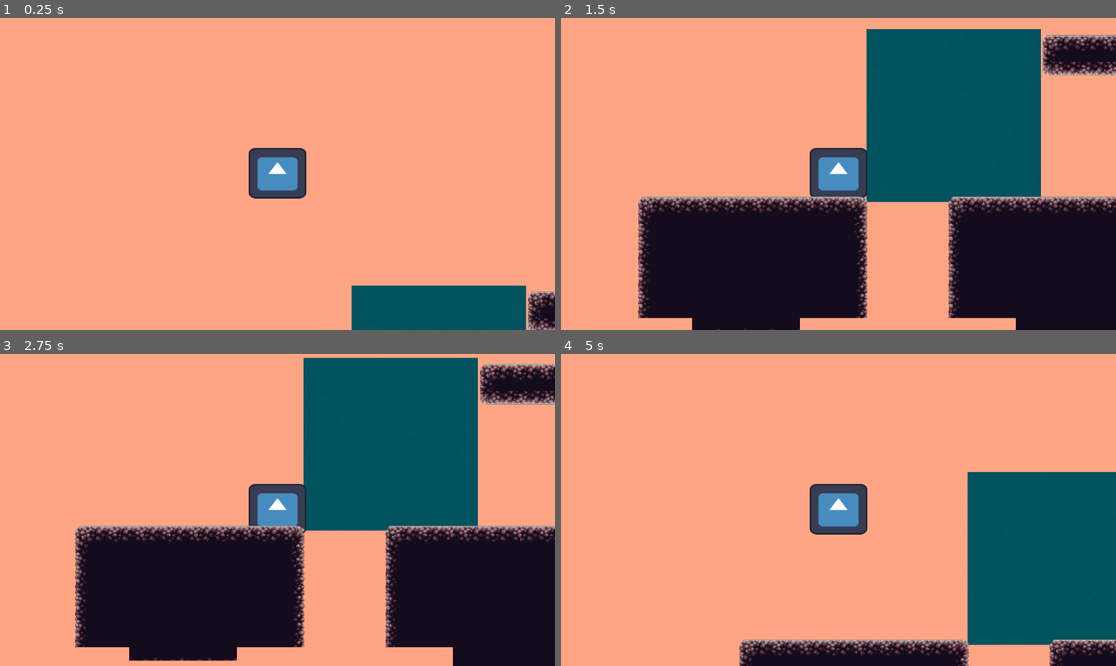
Above: before the commit, frames 1-4 (two rows, left to right).
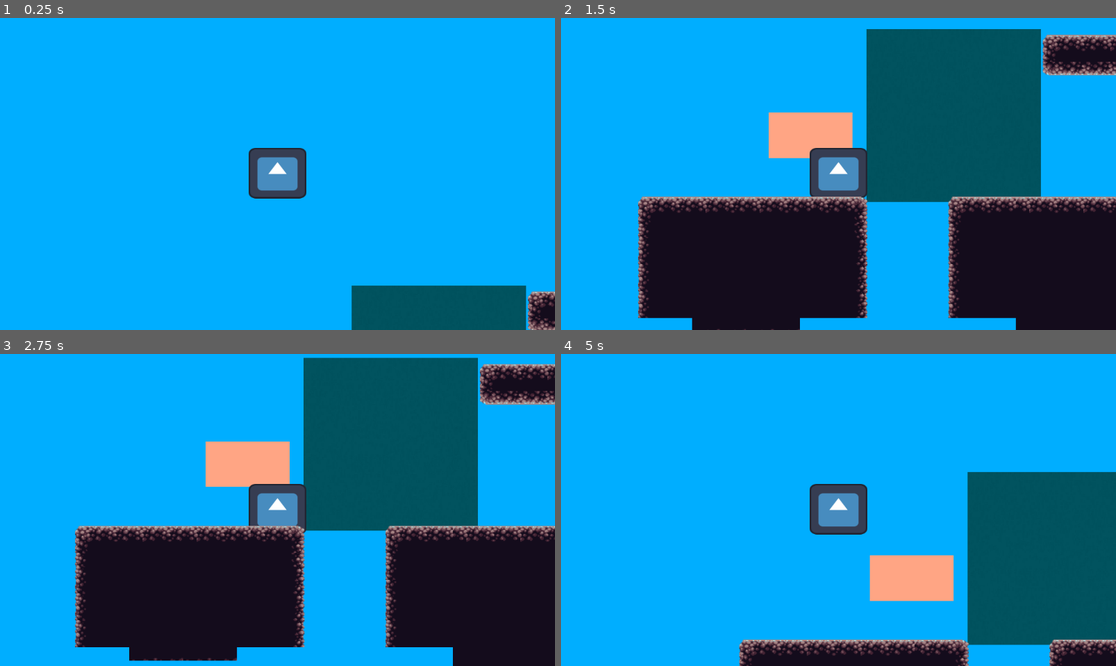
Above: after the commit, the same moments.

Repository: nattbc/proyecto_grupo_3
Game: Godot game, scene res://node_2d.tscn
The game is run twice, just before and just after one commit, with the same random seed, the same clock (stepped at 60 frames per second) and the same inputs. The engine's default icon, where the game draws it, is replaced by a stand-in: a white triangle on a blue panel in a dark square.
Inputs:
- Up to frame 1 (0.25 s): no input
- Up to frame 2 (1.5 s): hold 1 (press_1) 0.53-1.28 s; hold Right (move_right) from 0.53 s (still down); tap Up (move_up) at 0.77 s; tap 2 (press_2) at 0.8, 1.35 s; tap Enter at 1.25 s
- Up to frame 3 (2.75 s): tap Up (move_up) at 1.52 s; tap 3 (press_3) at 1.55 s; tap Space at 2 s; release Right (move_right) at 2.03 s; hold Left (move_left) from 2.03 s (still down); hold 3 (press_3) from 2.03 s (still down); tap 1 (press_1) at 2.3 s
- Up to frame 4 (5 s): tap Enter at 2.75, 4.25 s; release Left (move_left) at 2.78 s; release 3 (press_3) at 2.78 s; hold Right (move_right) 2.78-4.28 s; tap 1 (press_1) at 2.85, 4.55 s; tap Up (move_up) at 3.02, 3.77, 4.52 s; tap 2 (press_2) at 3.05 s; tap Space at 3.5 s; hold 2 (press_2) 3.53-4.28 s; tap 3 (press_3) at 3.8, 4.35 s; hold Left (move_left) from 4.28 s (still down)

The runs differ from the first frame. In frame 1, 93% of the frame differs, in the area x 0-100%, y 0-100%; in frame 2, 49%; in frame 3, 48%; in frame 4, 77%.

Commit message:
intentamos y casi lo logramos :)

Diff:
--- a/fondo rosa.tscn
+++ b/fondo rosa.tscn
@@ -1,8 +1,10 @@
-[gd_scene load_steps=2 format=3 uid="uid://cq3px3o31q0lc"]
+[gd_scene load_steps=3 format=3 uid="uid://cq3px3o31q0lc"]
 
 [ext_resource type="Texture2D" uid="uid://bvso531rq7r5c" path="res://ROSA WIKIPEDIAAAA.png" id="1_jajtn"]
+[ext_resource type="Script" path="res://fondo_rosa.gd" id="1_t2mho"]
 
 [node name="fondo rosa" type="StaticBody2D"]
+script = ExtResource("1_t2mho")
 
 [node name="RosaWikipediaaaa" type="Sprite2D" parent="."]
 position = Vector2(660.5, 363.5)
--- /dev/null
+++ b/fondo_rosa.gd
@@ -0,0 +1,24 @@
+extends StaticBody2D
+
+@export var visibilityCondition=3 # error ;-; indentifier(????
+
+func signalConnect(your_emitter):
+	your_emitter.connect("visibility_value_changed",self,"_on_visibility_value_changed")
+
+func _on_visibility_value_changed(phraseNum):
+	if phraseNum <= visibilityCondition:
+		self.visible=true
+	else:
+		self.visible=false
+# Called when the node enters the scene tree for the first time.
+func _ready():
+	pass # Replace with function body.
+
+# Called every frame. 'delta' is the elapsed time since the previous frame.
+func _process(delta):
+	pass
+
+
+#func make_visible():
+	#if Input.is_action_pressed("press_1"):
+		#self.visibible = true
--- a/larry.gd
+++ b/larry.gd
@@ -28,6 +28,10 @@
 	pass_through()
 
 
+#var fondo_celeste
+#var fondo_verde
+#var fondo_rosa
+
 func pass_through():
 	if Input.is_action_pressed("press_1"): #desaparece rosa
 		set_collision_masks(2, [3,4])
@@ -40,16 +44,19 @@
 	if Input.is_action_pressed("press_3"): #desaparece azul
 		set_collision_masks(4, [2,3])
 		#set_visibility_layers(4, [2,3]) # aparece fondo azul
-		#$fondo_celeste.visible= true
+
 		#$fondo_verde.visible= false
 		#$fondo_rosa.visible= false
+		#$fondo_celeste.visible= true
+
+
 
 func set_collision_masks(pass_mask, not_pass_masks):
 	set_collision_mask_value(pass_mask, false)
 	for not_pass_mask in not_pass_masks:
 		set_collision_mask_value(not_pass_mask, true)
 
-#func set_visibility_layers(show_layer, not_show_layers):
-	#set_visibility_layer_bit(show_layer, true)
-	#for not_show_layer in not_show_layers:
-		#set_visibility_layer_bit(not_show_layer, false)
+func set_visibility_layers(show_layer, not_show_layers):
+	set_visibility_layer_bit(show_layer, true)
+	for not_show_layer in not_show_layers:
+		set_visibility_layer_bit(not_show_layer, false)
--- a/node_2d.tscn
+++ b/node_2d.tscn
@@ -164,19 +164,19 @@
 
 [node name="world" type="Node2D"]
 
+[node name="fondo rosa" parent="." instance=ExtResource("7_32mw1")]
+visibility_layer = 2
+collision_layer = 0
+collision_mask = 0
+
 [node name="fondo verde" parent="." instance=ExtResource("2_mmyjg")]
 visibility_layer = 4
 position = Vector2(-181, -53)
 collision_layer = 0
 collision_mask = 0
 
-[node name="fondo rosa" parent="." instance=ExtResource("7_32mw1")]
-visibility_layer = 2
-collision_layer = 0
-collision_mask = 0
-
 [node name="fondo celeste" parent="." instance=ExtResource("3_6cdhk")]
-visibility_layer = 0
+visibility_layer = 8
 collision_layer = 0
 collision_mask = 0
 
